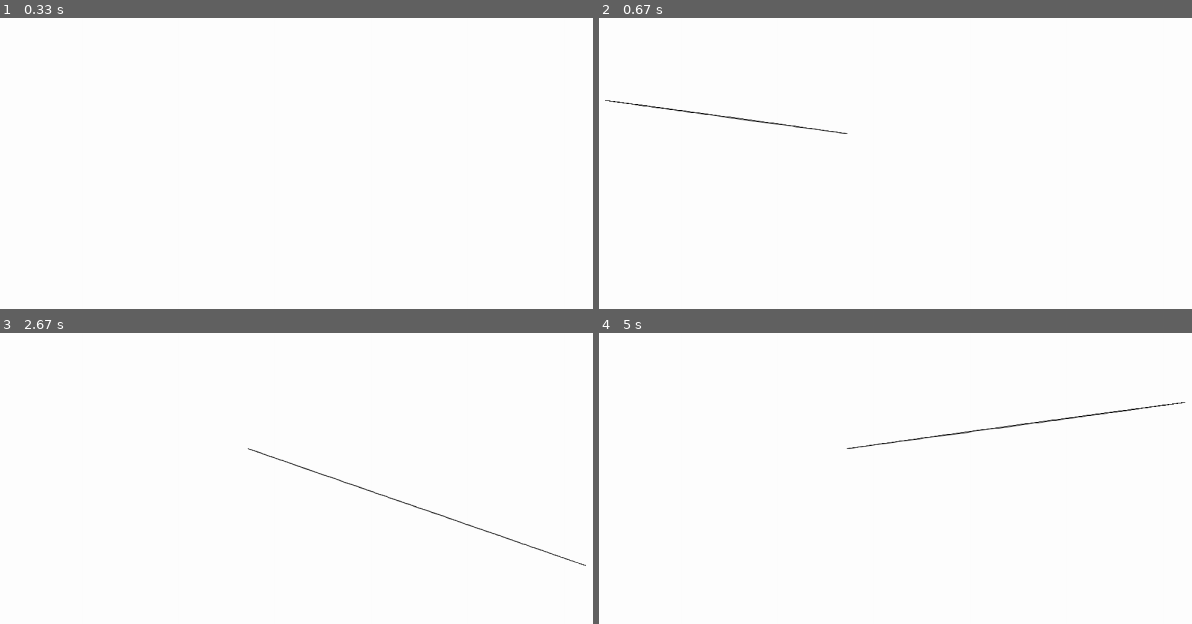
Above: before the commit, frames 1-4 (two rows, left to right).
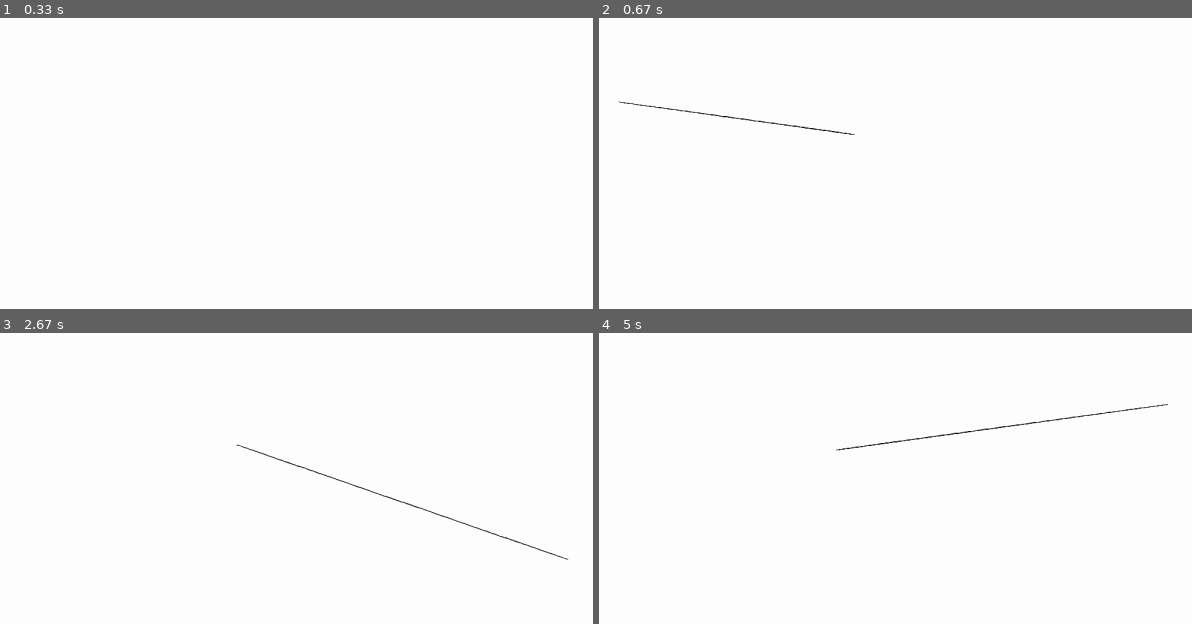
Above: after the commit, the same moments.

Repository: minscore0/Curve-Shortening-Flow-Simulation
Game: pygame game, started from curve_shortening_flow.py
Same seed, same stepped clock (60 frames per second), same inputs: the game is played once before the commit and once after it.
Inputs (mouse positions are in pixels of both pictures, inside the frame that each line leads up to):
- Up to frame 1 (0.33 s): no input
- Up to frame 2 (0.67 s): press the mouse at (848, 134) at 0.37 s; move the mouse to (735, 116) at 0.47 s; release the mouse at (628, 102) at 0.6 s
- Up to frame 3 (2.67 s): tap Enter at 0.67 s; tap X at 2 s; press the mouse at (249, 449) at 2.37 s; move the mouse to (403, 501) at 2.47 s; release the mouse at (557, 554) at 2.6 s
- Up to frame 4 (5 s): move the mouse to (outside the picture) at 2.7 s; tap X at 2.73, 3.03, 3.57, 4.23, 4.53 s; press the mouse at (848, 449) at 3.2 s; move the mouse to (705, 338) at 3.3 s; release the mouse at (outside the picture) at 3.43 s; move the mouse to (outside the picture) at 3.53 s; press the mouse at (848, 449) at 3.87 s; move the mouse to (747, 408) at 3.97 s; release the mouse at (646, 367) at 4.1 s; move the mouse to (1085, 469) at 4.2 s; press the mouse at (848, 449) at 4.7 s; move the mouse to (1002, 426) at 4.8 s; release the mouse at (1156, 405) at 4.93 s

Frame 1 is identical in both runs. In frame 2, 0.2% of the frame differs, in the area x 1-44%, y 28-41%; in frame 3, 0.2%; in frame 4, 0.3%, in the area x 39-99%, y 23-41%.

Commit message:
fixed interpolation to beginning

Diff:
--- a/curve_shortening_flow.py
+++ b/curve_shortening_flow.py
@@ -38,8 +38,19 @@
     plt.show()
 
     new_data = [(round(x), round(y)) for x, y in zip(new_x, new_y)]
-    print(len(new_data))
     return new_data
+
+
+def connect_endpoints(curve_data):
+    start_point = curve_data[0]
+    end_point = curve_data[-1]
+    dist = math.dist(start_point, end_point)
+    num_points = round(dist/20)
+    x_diff = (curve_data[-1][0]-curve_data[0][0]) / num_points
+    y_diff = (curve_data[-1][1]-curve_data[0][1]) / num_points
+    for i in range(1, num_points+1):
+        curve_data.append((end_point[0]-((i)*x_diff), end_point[1]-((i)*y_diff)))
+    return curve_data
 
 
 def collect_data(drawing, curve_data): # extends curve to current mouse position
@@ -89,10 +100,11 @@
             drawing = True
 
         elif event.type == pygame.MOUSEBUTTONUP and not started:
+            print("called")
+            if drawing:
+                curve_data = connect_endpoints(curve_data)
+                curve_data = prepare_data(curve_data)
             drawing = False
-            print("called")
-            curve_data.append(curve_data[0])
-            curve_data = prepare_data(curve_data)
 
         elif event.type == pygame.KEYDOWN:
             if event.key == pygame.K_ESCAPE or event.key == pygame.K_q: # quit program
@@ -107,7 +119,8 @@
             elif event.key == pygame.K_t: # for testing
                 print("test started")
 
-    curve_data = collect_data(drawing, curve_data)
+    if drawing:
+        curve_data = collect_data(drawing, curve_data)
     update_display(screen, curve_data)
 pygame.quit()
 
